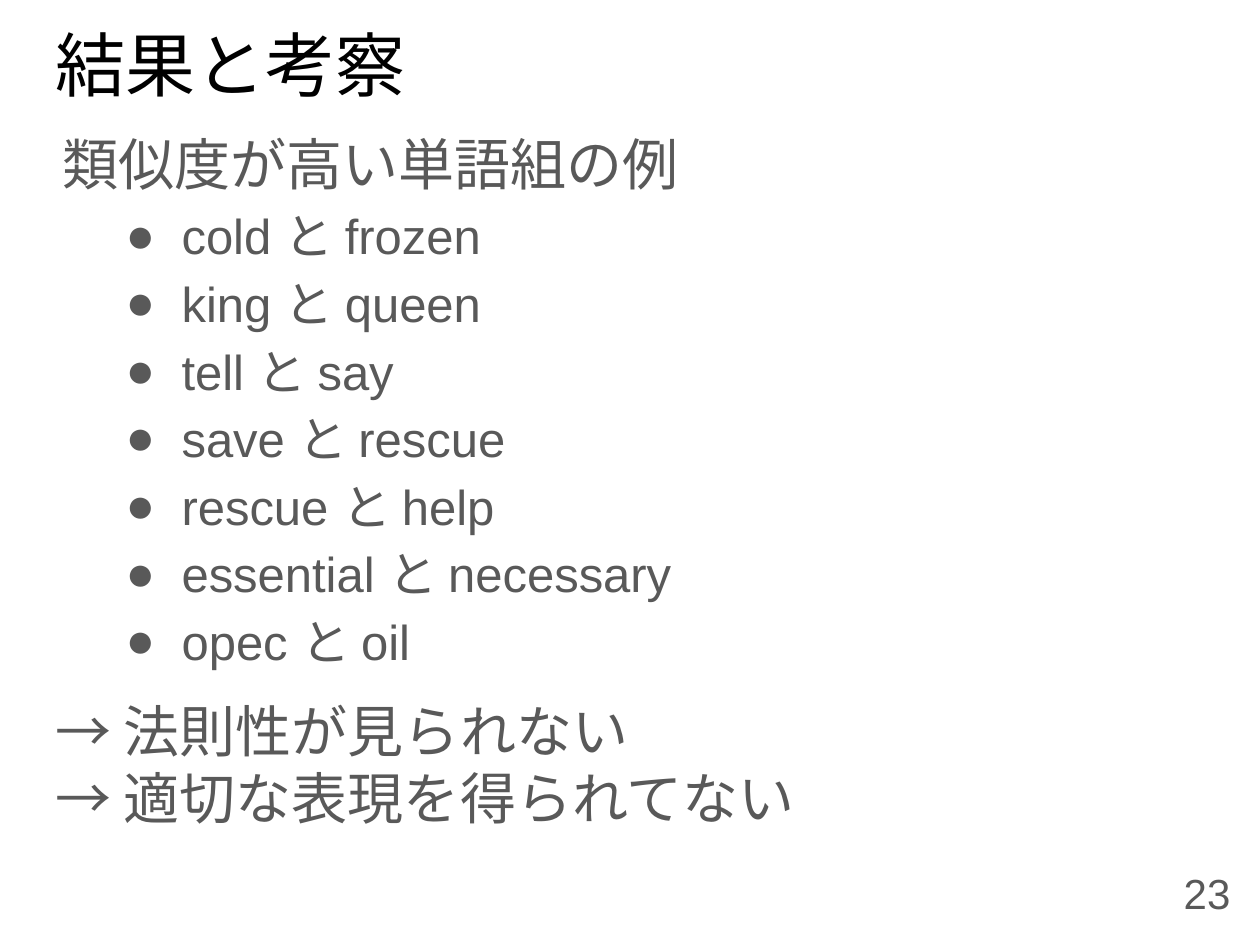
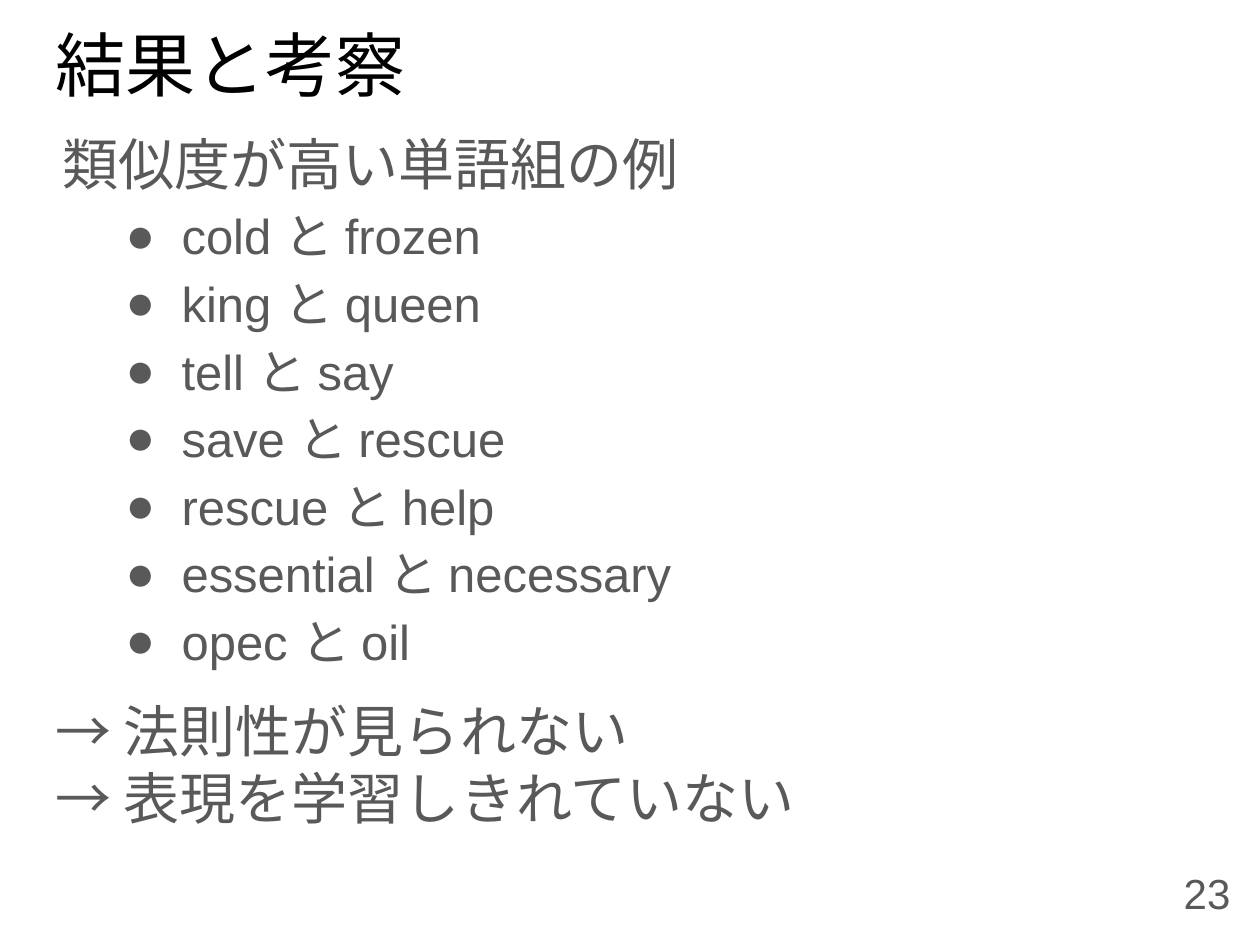
Before and after one commit to UAjiHaru/kadai, a slide deck: slide 23 of siryo/1201201003.pptx. Drawn at 1260x945 pixels with LibreOffice and Linux fonts; fonts in the diff are those of the drawing. Boxes give left, top, right and bottom in pixels: in the first picture for what was removed or moved away, otherwise in the second. Text is boxed around its words. In the diff, an @@ line names an element or a change of style, - is before the commit and + after.

Commit message:
スライド修正

```diff
--- a/siryo/1201201003.pptx
+++ b/siryo/1201201003.pptx
@@ text at bbox=[124, 772, 795, 824]: text changed @@
-→ 適切な表現を得られてない
+→ 表現を学習しきれていない
```
